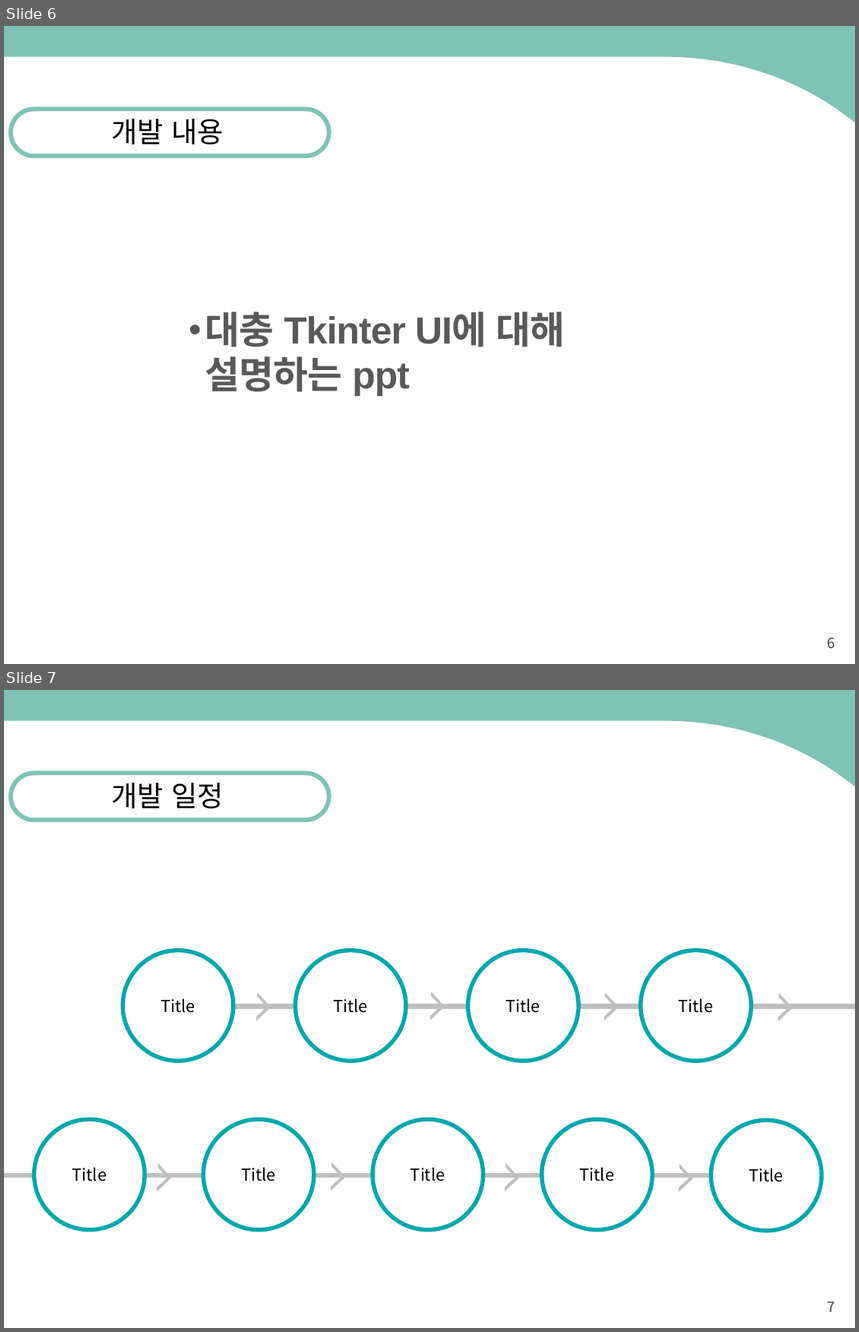
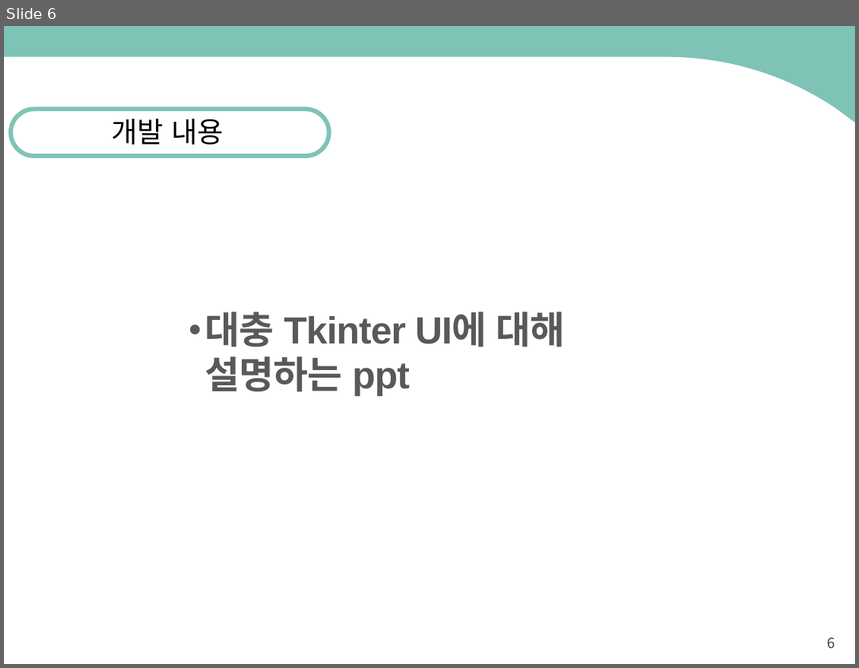
Before and after one commit to kpu2015180/scrtiptP, a slide deck: 기획발표.pptx. Shown one above the other, each under a label of ours: slides 6 and 7 before the commit, slide 6 after it. The pictures are 859x1332 and 859x668 pixels, drawn with LibreOffice and Linux fonts; fonts in the diff are those of the drawing. Boxes give left, top, right and bottom in pixels: in the first picture for what was removed or moved away, otherwise in the second. Text is boxed around its words. In the diff, an @@ line names an element or a change of style, - is before the commit and + after.

```diff
--- a/기획발표.pptx
+++ b/기획발표.pptx
@@ slide 7 removed at bbox=[4, 690, 855, 1328], background #7FC3B6; not listed: 1 template element that a slide beside it also shows @@
@@ rounded rectangle removed at bbox=[11, 774, 329, 820] @@
@@ text removed at bbox=[111, 783, 224, 809] @@
-개발 일정
@@ group removed at bbox=[123, 951, 855, 1061]: 4 ellipses, 4 half frames, 1 line @@
-Title
-Title
-Title
-Title
@@ group removed at bbox=[4, 1120, 822, 1231]: 5 ellipses, 4 half frames, 1 line @@
-Title
-Title
-Title
-Title
-Title
@@ page number removed at bbox=[827, 1302, 835, 1312] @@
-7
```
Also in this commit, not shown: 1 slide added, 1 other slide removed.
